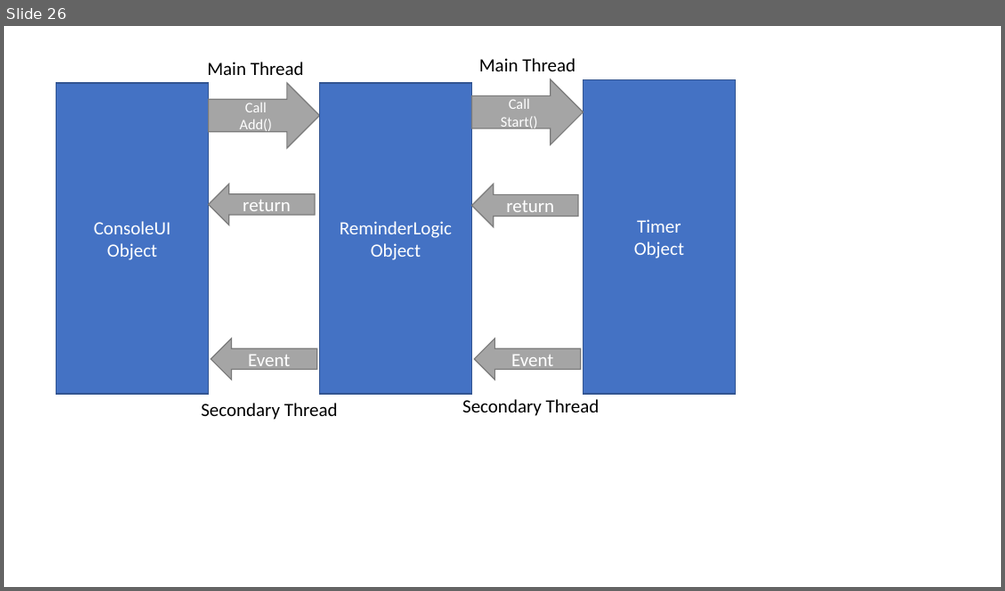
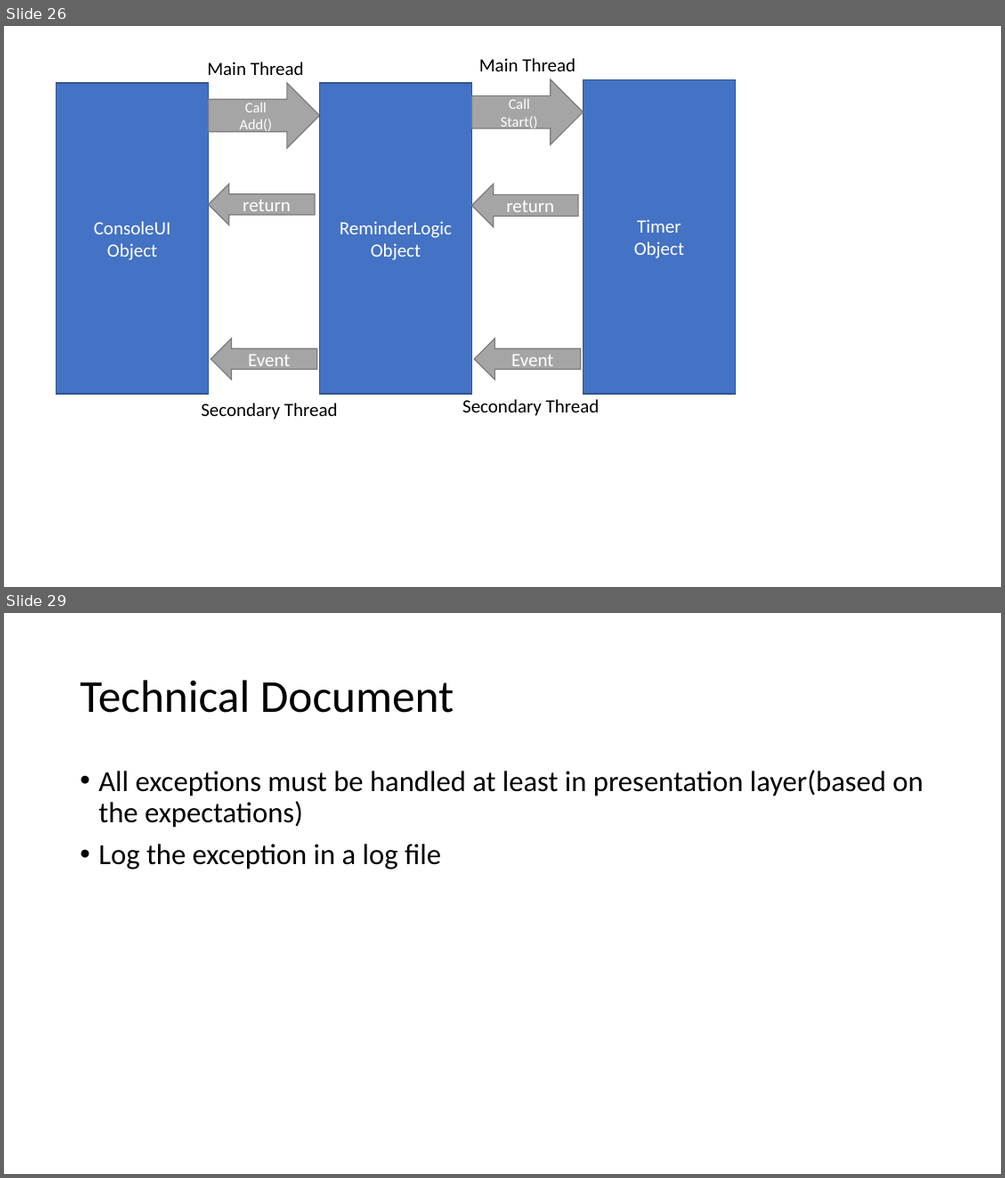
Before and after one commit to Aniket-Kavlekar/DotNetCSharp, a slide deck: Theory.pptx. Shown one above the other, each under a label of ours: slide 26 before the commit, slides 26 and 29 after it; the slides between them are not shown. The pictures are 1005x591 and 1005x1178 pixels, drawn with LibreOffice and Linux fonts; fonts in the diff are those of the drawing. Boxes give left, top, right and bottom in pixels: in the first picture for what was removed or moved away, otherwise in the second. Text is boxed around its words. In the diff, an @@ line names an element or a change of style, - is before the commit and + after.

```diff
--- a/Theory.pptx
+++ b/Theory.pptx
@@ slide 29 added at (4, 613, 1001, 1174), background #FFFFFF @@
@@ title added at (80, 680, 453, 713), 44 pt, text #000000 @@
+Technical Document
@@ text added at (98, 770, 922, 869), 28 pt, text #000000 @@
+• All exceptions must be handled at least in presentation layer(based on the expectations)
+• Log the exception in a log file
```
Also in this commit, not shown: 7 other slides added, 57 other files.
